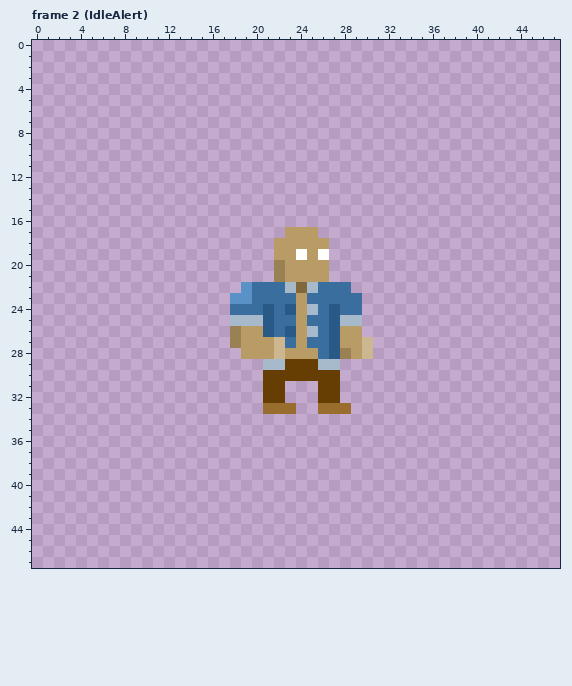
A pixel-art file gets an edit: HumanMelee1.aseprite. Above: the version before the commit.
48x48 pixels, 27 frames. Shown: frame 2 (IdleAlert). The commit also changed other frames, which this record leaves out.
Once edited:
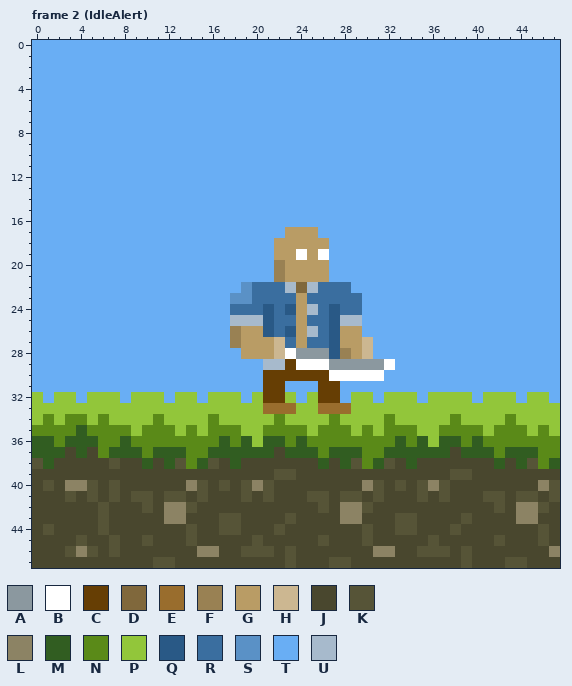
Palette (. is transparent): A #8b989f  B #ffffff  C #663e04  D #80683c  E #996d2d  F #998153  G #b99c65  H #ccb791  J #49472e  K #565437  L #8c8364  M #315d21  N #5a8a18  P #92c63a  Q #295986  R #3a6e9f  S #5a91c6  T #69aef4  U #a7bacc
What changed:
layer "references/sky" now shown
layer "references/Tiles" now shown
layer "weapon" now shown
--- frame 2 (IdleAlert), layers "weapon", "references/Tiles", "references/sky"
@@ x 0..47 @@
- 0 ................................................
- 1 ................................................
- 2 ................................................
- 3 ................................................
- 4 ................................................
- 5 ................................................
- 6 ................................................
- 7 ................................................
- 8 ................................................
- 9 ................................................
-10 ................................................
-11 ................................................
-12 ................................................
-13 ................................................
-14 ................................................
-15 ................................................
-16 ................................................
-17 .......................GGG......................
-18 ......................GGGGG.....................
-19 ......................GGBGB.....................
-20 ......................FGGGG.....................
-21 ......................FGGGG.....................
-22 ...................SRRRUDURRR...................
-23 ..................SSRRRRGRRRRR..................
-24 ..................RRRQRQGURQRR..................
-25 ..................UUUQRRGRRQUU..................
-26 ..................FGGQRQGURQGG..................
-27 ..................FGGGHRGRRQGGH.................
-28 ...................GGGHGGGRQFGH.................
-29 .....................UUCCCUU....................
-30 .....................CCCCCCC....................
-31 .....................CC...CC....................
-32 .....................CC...CC....................
-33 .....................EEE..EEE...................
-34 ................................................
-35 ................................................
-36 ................................................
-37 ................................................
-38 ................................................
-39 ................................................
-40 ................................................
-41 ................................................
-42 ................................................
-43 ................................................
-44 ................................................
-45 ................................................
-46 ................................................
-47 ................................................
+ 0 TTTTTTTTTTTTTTTTTTTTTTTTTTTTTTTTTTTTTTTTTTTTTTTT
+ 1 TTTTTTTTTTTTTTTTTTTTTTTTTTTTTTTTTTTTTTTTTTTTTTTT
+ 2 TTTTTTTTTTTTTTTTTTTTTTTTTTTTTTTTTTTTTTTTTTTTTTTT
+ 3 TTTTTTTTTTTTTTTTTTTTTTTTTTTTTTTTTTTTTTTTTTTTTTTT
+ 4 TTTTTTTTTTTTTTTTTTTTTTTTTTTTTTTTTTTTTTTTTTTTTTTT
+ 5 TTTTTTTTTTTTTTTTTTTTTTTTTTTTTTTTTTTTTTTTTTTTTTTT
+ 6 TTTTTTTTTTTTTTTTTTTTTTTTTTTTTTTTTTTTTTTTTTTTTTTT
+ 7 TTTTTTTTTTTTTTTTTTTTTTTTTTTTTTTTTTTTTTTTTTTTTTTT
+ 8 TTTTTTTTTTTTTTTTTTTTTTTTTTTTTTTTTTTTTTTTTTTTTTTT
+ 9 TTTTTTTTTTTTTTTTTTTTTTTTTTTTTTTTTTTTTTTTTTTTTTTT
+10 TTTTTTTTTTTTTTTTTTTTTTTTTTTTTTTTTTTTTTTTTTTTTTTT
+11 TTTTTTTTTTTTTTTTTTTTTTTTTTTTTTTTTTTTTTTTTTTTTTTT
+12 TTTTTTTTTTTTTTTTTTTTTTTTTTTTTTTTTTTTTTTTTTTTTTTT
+13 TTTTTTTTTTTTTTTTTTTTTTTTTTTTTTTTTTTTTTTTTTTTTTTT
+14 TTTTTTTTTTTTTTTTTTTTTTTTTTTTTTTTTTTTTTTTTTTTTTTT
+15 TTTTTTTTTTTTTTTTTTTTTTTTTTTTTTTTTTTTTTTTTTTTTTTT
+16 TTTTTTTTTTTTTTTTTTTTTTTTTTTTTTTTTTTTTTTTTTTTTTTT
+17 TTTTTTTTTTTTTTTTTTTTTTTGGGTTTTTTTTTTTTTTTTTTTTTT
+18 TTTTTTTTTTTTTTTTTTTTTTGGGGGTTTTTTTTTTTTTTTTTTTTT
+19 TTTTTTTTTTTTTTTTTTTTTTGGBGBTTTTTTTTTTTTTTTTTTTTT
+20 TTTTTTTTTTTTTTTTTTTTTTFGGGGTTTTTTTTTTTTTTTTTTTTT
+21 TTTTTTTTTTTTTTTTTTTTTTFGGGGTTTTTTTTTTTTTTTTTTTTT
+22 TTTTTTTTTTTTTTTTTTTSRRRUDURRRTTTTTTTTTTTTTTTTTTT
+23 TTTTTTTTTTTTTTTTTTSSRRRRGRRRRRTTTTTTTTTTTTTTTTTT
+24 TTTTTTTTTTTTTTTTTTRRRQRQGURQRRTTTTTTTTTTTTTTTTTT
+25 TTTTTTTTTTTTTTTTTTUUUQRRGRRQUUTTTTTTTTTTTTTTTTTT
+26 TTTTTTTTTTTTTTTTTTFGGQRQGURQGGTTTTTTTTTTTTTTTTTT
+27 TTTTTTTTTTTTTTTTTTFGGGHRGRRQGGHTTTTTTTTTTTTTTTTT
+28 TTTTTTTTTTTTTTTTTTTGGGHBAAAQFGHTTTTTTTTTTTTTTTTT
+29 TTTTTTTTTTTTTTTTTTTTTUUCBBBAAAAABTTTTTTTTTTTTTTT
+30 TTTTTTTTTTTTTTTTTTTTTCCCCCCBBBBBTTTTTTTTTTTTTTTT
+31 TTTTTTTTTTTTTTTTTTTTTCCTTTCCTTTTTTTTTTTTTTTTTTTT
+32 PTPPTPPPTPPPTPPTPPPTPCCPTPCCTPPTPPPTPPPPTPPPTPPT
+33 PPPPPPPPPPPPPPPPPPPPPEEEPPEEEPPPPPPPPPPPPPPPPPPP
+34 PNPNNPNPPPPNPPPPNPPPPPNPPPPNPPPPNPPPPPNPPPPNPPPP
+35 NNNNMNNNNPNNNPNPNNNPPNNNNPNNNPNPNNNPPNNNNPNNNPNP
+36 MMNMMMNNMNNNNNNNNMNMPMMNMNNNNNNNNMNMPMMNMNNNNNNN
+37 MMMJMJNMMMNMMMNNMMMMMMJMMMNMMMNNMMMMMMJMMMNMMMNN
+38 KMJJJJJKJJMJMKNMKJMJJJJJJJMJMKNMKJMJJJJJJJMJMKNM
+39 JJJJJJJJJJJJJJJJJJJJJJKKJJJJJJJJJJJJJJKKJJJJJJJJ
+40 JKJLLKJKJJJJJJLKJKJKLKJJJJJJJJLKJKJKLKJJJJJJJJLK
+41 JJJKJKJKJKKJKKJKJJJKJKJJJKKJKKJKJJJKJKJJJKKJKKJK
+42 JJJJJJKJJJKJLLKJJJJJJJJJJJKJLLKJJJJJJJJJJJKJLLKJ
+43 JJJJJJKJJJJJLLJJJKKJJJJKJJJJLLJJJKKJJJJKJJJJLLJJ
+44 JKJJJJKJJJJJJJKJJKKJJJKJJJJJJJKJJKKJJJKJJJJJJJKJ
+45 JJJJKJJKJJKJJJKJJJJJKJJJJJKJJJKJJJJJKJJJJJKJJJKJ
+46 JJJKLKJKJJJJJJJLLJJKKKJKJJJJJJJLLJJKKKJKJJJJJJJL
+47 JJJJJJJJJJJKKJJJJJJJJJJKJJJKKJJJJJJJJJJKJJJKKJJJ
Changed places in both pictures, as pixel boxes (x1, y1, x2, y2):
changed: (32, 40, 560, 568)
